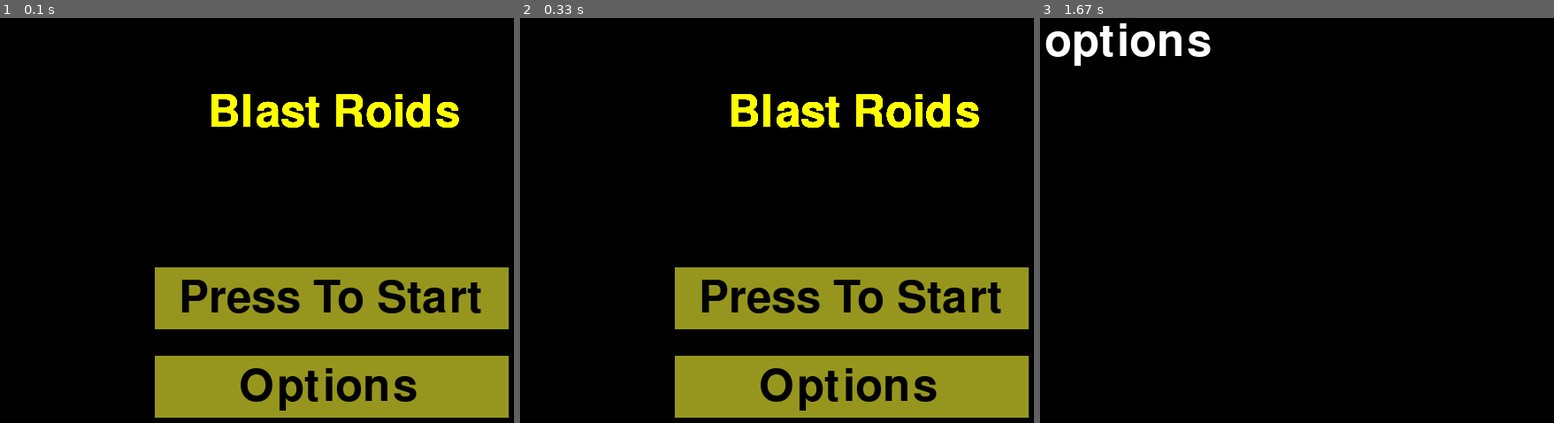
Above: before the commit, frames 1-3 (left to right).
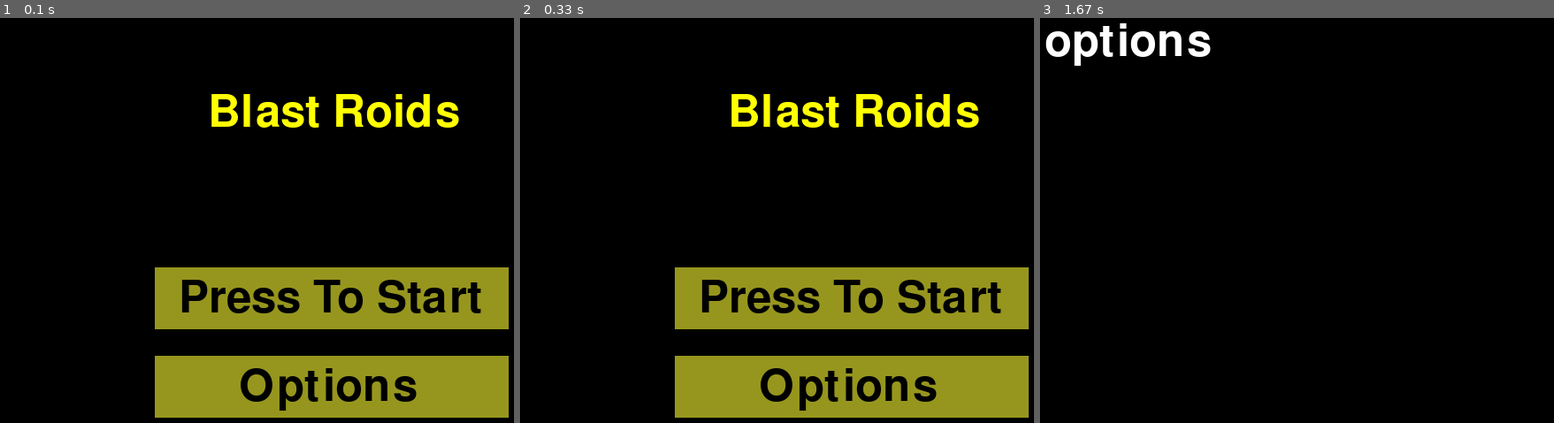
Above: after the commit, the same moments.

Repository: mrmastercat604me/pygame_project
Game: pygame game, started from startmenu.py
Two runs of this game, one before a commit and one after it. Both use one fixed random seed, a clock stepped at 60 frames per second and the inputs below.
Inputs (mouse positions are in pixels of both pictures, inside the frame that each line leads up to):
- Up to frame 1 (0.1 s): no input
- Up to frame 2 (0.33 s): no input
- Up to frame 3 (1.67 s): click (1379, 354) at 0.38 s

The runs differ from the first frame. In frame 1, 0.4% of the frame differs, in the area x 41-90%, y 18-28%; in frame 2, 0.4%; in frame 3, nothing differs.

Commit message:
fixed the game/option bug staying after clicking on button

Diff:
--- a/startmenu.py
+++ b/startmenu.py
@@ -1,5 +1,4 @@
-from ast import Delete
-import pygame, sys, time
+import pygame, sys
 
 mainClock = pygame.time.Clock()
 from pygame.locals import *
@@ -27,6 +26,7 @@
 
 def main_menu():
     while True:
+        screen.fill((0,0,0))
         draw_text('Blast Roids',font, (255, 255, 0), screen, 250, 100)
 
         mx, my = pygame.mouse.get_pos()
